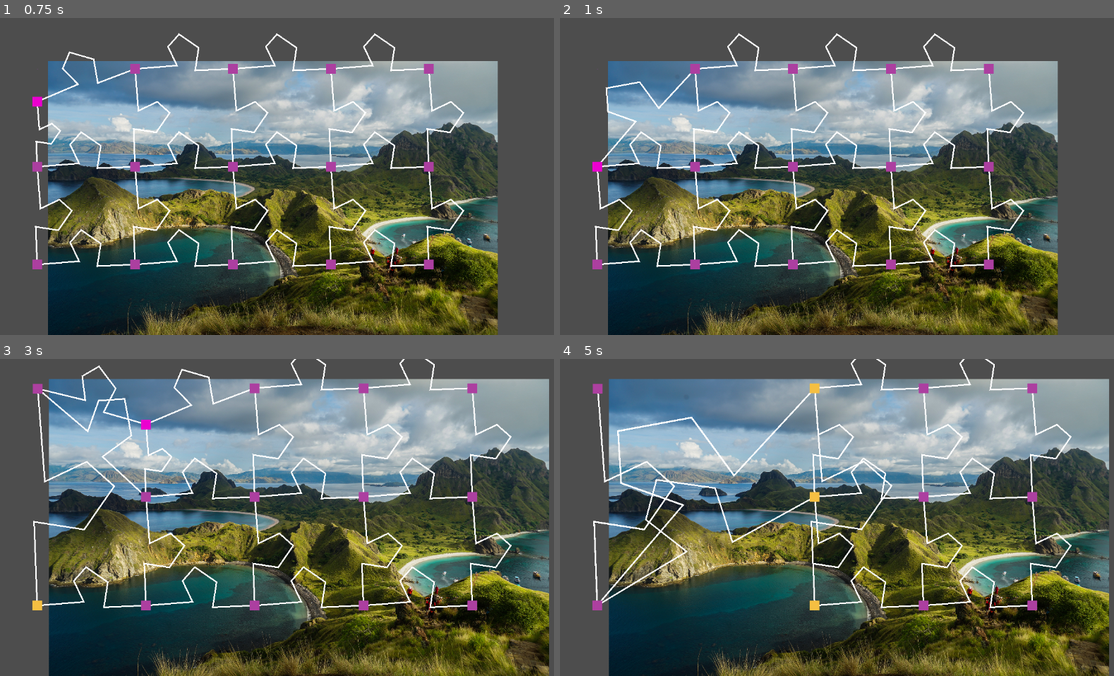
Above: before the commit, frames 1-4 (two rows, left to right).
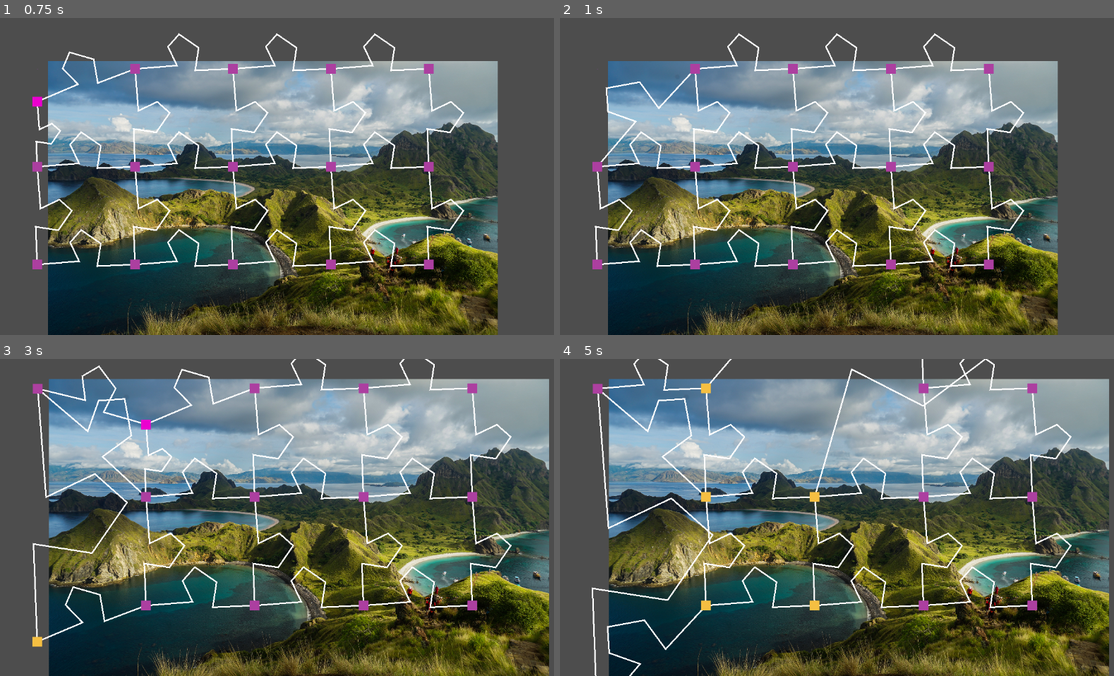
Above: after the commit, the same moments.

Repository: kreibaum/puzzle-shark
Game: Godot game, scene res://editor.tscn
The game is run twice, just before and just after one commit, with the same random seed, the same clock (stepped at 60 frames per second) and the same inputs.
Inputs (mouse positions are in pixels of both pictures, inside the frame that each line leads up to):
- Up to frame 1 (0.75 s): tap Enter at 0.5 s; drag from (38, 68) to (38, 166) at 0.52 s
- Up to frame 2 (1 s): no input
- Up to frame 3 (3 s): drag from (38, 507) to (38, 409) at 1.27 s; tap Space at 2 s; move the mouse to (38, 606) at 2.02 s; hold Mouse wheel up (ZoomOut) 2.03-2.75 s; click (38, 606) at 2.17 s; tap Shift at 2.3 s; tap Enter at 2.75 s; drag from (144, 387) to (144, 495) at 2.77 s
- Up to frame 4 (5 s): tap Space at 3.5 s; drag from (704, 495) to (598, 606) at 3.52 s; tap Enter at 4.25 s; drag from (704, 606) to (814, 387) at 4.27 s

Frame 1 is identical in both runs. In frame 2, less than 0.1% of the frame differs, in the area x 5-8%, y 45-49%; in frame 3, 1.1%; in frame 4, 4.2%, in the area x 5-77%, y 0-100%.

Commit message:
Ok-ish group drag and drop with a lot of problems left.

Diff:
--- a/DragDropHandle.gd
+++ b/DragDropHandle.gd
@@ -1,8 +1,12 @@
 class_name DragDropHandle extends Area2D
 
-var drag_offset: Vector2 = Vector2(0, 0)
-var is_dragging: bool = false
-var hovered: bool = false
+var position_before_drag: Vector2 = Vector2.INF
+
+var hovered: bool = false:
+	set(value):
+		hovered = value
+		update_color()
+
 var selected: bool = false:
 	set(value):
 		selected = value
@@ -15,9 +19,11 @@
 
 @export var camera: Camera2D
 
+## Signal to notify edges that they need to update their position.
 signal position_changed
-signal hover_changed(DragDropHandle)
-signal was_clicked(DragDropHandle)
+
+signal captured_input_event(DragDropHandle, InputEvent)
+signal captured_hover_event(DragDropHandle, bool)
 
 
 # Called when the node enters the scene tree for the first time.
@@ -25,11 +31,27 @@
 	camera.zoom_changed.connect(update_zoom)
 
 
-# Called every frame. 'delta' is the elapsed time since the previous frame.
-func _process(_delta):
-	if is_dragging:
-		var mouse_at = get_global_mouse_position()
-		move_to(mouse_at + drag_offset)
+## Moves the handle by the given offset, but remembers where it was before the
+## drag started so that it can be rolled back.
+func preview_drag(delta: Vector2):
+	if position_before_drag == Vector2.INF:
+		position_before_drag = self.position
+	move_to(position_before_drag + delta)
+
+
+## Commits the drag, i.e. the handle is moved to the new position and the
+## position before the drag is forgotten.
+func commit_drag(delta: Vector2):
+	preview_drag(delta)
+	position_before_drag = Vector2.INF
+
+
+## Rolls back the drag, i.e. the handle is moved back to the position before the
+## drag started.
+func rollback_drag():
+	if position_before_drag != Vector2.INF:
+		move_to(position_before_drag)
+		position_before_drag = Vector2.INF
 
 
 # Sets the position and triggers the signal so dependent objects can update.
@@ -46,27 +68,15 @@
 
 # Called when the mouse is pressed
 func _input_event(_viewport, event, _shape_index):
-	if event is InputEventMouseButton:
-		if event.button_index == MOUSE_BUTTON_LEFT:
-			if event.pressed:
-				var mouse_at = get_global_mouse_position()
-				drag_offset = self.position - mouse_at
-				is_dragging = true
-			else:
-				is_dragging = false
-				was_clicked.emit(self)
+	captured_input_event.emit(self, event)
 
 
 func _mouse_enter():
-	hovered = true
-	update_color()
-	hover_changed.emit(self)
+	captured_hover_event.emit(self, true)
 
 
 func _mouse_exit():
-	hovered = false
-	update_color()
-	hover_changed.emit(self)
+	captured_hover_event.emit(self, false)
 
 
 func update_color():
--- a/PuzzleCanvas.gd
+++ b/PuzzleCanvas.gd
@@ -8,7 +8,14 @@
 var points = {}
 
 var current_hover = null
-var current_selection: Array = Array()
+
+# We can only use a dictionary, there are no dedicated sets.
+# The actual value does not matter.
+## The set of currently selected handles.
+var current_selection: Dictionary = Dictionary()
+
+# Variables related to dragging. INF means we are not dragging.
+var drag_start: Vector2 = Vector2.INF
 
 
 # Called when the node enters the scene tree for the first time.
@@ -22,8 +29,11 @@
 			handle.position = Vector2(200 * x, 200 * y)
 			handle.z_index = 2
 			handle.camera = camera
-			handle.hover_changed.connect(current_hover_changed)
-			handle.was_clicked.connect(handle_was_clicked)
+
+			# Since all events potentially affect multiple handles, we delegate
+			# the events to the canvas (Self), which can then handle them.
+			handle.captured_input_event.connect(handle_delegated_input_event)
+			handle.captured_hover_event.connect(handle_delegated_hover_event)
 			add_child(handle)
 
 	for x in range(1, w):
@@ -43,60 +53,129 @@
 			add_child(edge)
 
 
-func current_hover_changed(handle: DragDropHandle):
+func handle_delegated_input_event(handle: DragDropHandle, event: InputEvent):
+	if event is InputEventMouseButton:
+		if event.button_index == MOUSE_BUTTON_LEFT:
+			if event.pressed:
+				# We are now dragging.
+				drag_start = get_global_mouse_position()
+			else:
+				# Is this adding to the selection?
+				if is_additive_selection():
+					if current_selection.has(handle):
+						deselect(handle)
+					else:
+						select(handle)
+				else:
+					# Exclusive mode, so we deselect everything else.
+					deselect_all()
+					select(handle)
+
+				handle_mouse_release()
+		elif event.button_index == MOUSE_BUTTON_RIGHT:
+			# Rollback the drag.
+			drag_start = Vector2.INF
+			for any_handle in current_selection:
+				any_handle.rollback_drag()
+
+			# Remove the selection box without effect.
+			$SelectionBox.end_selection()
+
+	elif event is InputEventMouseMotion:
+		handle_mouse_motion(event)
+
+
+## Handles mouse motion based on the global mouse position.
+func handle_mouse_motion(event: InputEventMouseMotion):
+	if drag_start != Vector2.INF:
+		# We are dragging, so we need to move all selected handles.
+		var delta = get_global_mouse_position() - drag_start
+		apply_on_selection(func(handle): handle.preview_drag(delta))
+
+	if event.button_mask == MOUSE_BUTTON_MASK_LEFT:
+		$SelectionBox.move_selection()
+
+func apply_on_selection(fkt):
+	for any_handle in current_selection:
+		fkt.call(any_handle)
+	if current_hover != null and current_hover not in current_selection:
+		fkt.call(current_hover)
+
+## Handles release of the left mouse button.
+func handle_mouse_release():
+	# Are we dragging? If so, we need to commit the drag.
+	if drag_start != Vector2.INF:
+		var delta = get_global_mouse_position() - drag_start
+		apply_on_selection(func(handle): handle.commit_drag(delta))
+		drag_start = Vector2.INF
+
+	# We also commit the selection box, if we have one:
+	if $SelectionBox.is_selecting:
+		# Is this adding to the selection?
+		if !is_additive_selection():
+			# Exclusive mode, so we deselect everything else.
+			deselect_all()
+
+		for handle in $SelectionBox.current_selection:
+			select(handle)
+
+		$SelectionBox.end_selection()
+
+
+func handle_delegated_hover_event(handle: DragDropHandle, is_hovering: bool):
+	# TODO: This does not handle overlapping handles in a great way.
+
+	# If we are already hovering something, we don't want to change that.
+	if current_hover != null and handle != current_hover:
+		return
+
+	handle.hovered = is_hovering
+
+	# Our state machine should remember what we are currently hovering.
 	if !handle.hovered:
 		current_hover = null
 	else:
 		current_hover = handle
 
 
-func handle_was_clicked(handle: DragDropHandle):
-	print(handle)
-	# This behaves a lot differently, depending on if you are in "shift mode"
-	# where selection is additive.
-	var selection_index = current_selection.find(handle)
-	if Input.is_key_pressed(KEY_SHIFT):
-		if selection_index >= 0:
-			current_selection.remove_at(selection_index)
-			handle.selected = false
-		else:
-			current_selection.append(handle)
-			handle.selected = true
-	elif selection_index < 0:
-		for other_handle in current_selection:
-			other_handle.selected = false
-		current_selection.clear()
-		current_selection.append(handle)
-		handle.selected = true
-
-
-func selection_box_finished(handles: Array):
-	print("Selection box finished", handles)
-	# This behaves a lot differently, depending on if you are in "shift mode"
-	# where selection is additive.
-	if Input.is_key_pressed(KEY_SHIFT):
-		for handle in handles:
-			if current_selection.find(handle) < 0:
-				current_selection.append(handle)
-				handle.selected = true
-	else:
-		for other_handle in current_selection:
-			other_handle.selected = false
-		current_selection.clear()
-		current_selection.append_array(handles)
-		for handle in handles:
-			handle.selected = true
-
-
 func _unhandled_input(event):
 	if event is InputEventMouseButton:
 		if event.button_index == MOUSE_BUTTON_LEFT:
-			if event.pressed and current_hover == null:
-				$SelectionBox.start_selection()
-			elif $SelectionBox.is_selecting:
-				selection_box_finished($SelectionBox.current_selection)
-				$SelectionBox.end_selection()
+			if event.pressed:
+				if current_hover == null:
+					$SelectionBox.start_selection()
+			else:
+				handle_mouse_release()
+
+		elif event.button_index == MOUSE_BUTTON_RIGHT:
+			# Remove the selection box without effect.
+			$SelectionBox.end_selection()
 
 	elif event is InputEventMouseMotion:
-		if event.button_mask == MOUSE_BUTTON_MASK_LEFT:
-			$SelectionBox.move_selection()
+		handle_mouse_motion(event)
+
+
+## To select multiple handles at once, you can add nodes to the selection set
+## by shift clicking or shift dragging a selection box.
+## Shift clicking a node can also remove it from the selection set.
+func is_additive_selection():
+	return Input.is_key_pressed(KEY_SHIFT)
+
+
+## Removes a handle from the selection set, if it is inside.
+func deselect(handle):
+	current_selection.erase(handle)
+	handle.selected = false
+
+
+## Removes all handles from the selection set.
+func deselect_all():
+	for handle in current_selection:
+		handle.selected = false
+	current_selection.clear()
+
+
+## Adds a handle to the selection set.
+func select(handle):
+	current_selection[handle] = true
+	handle.selected = true
